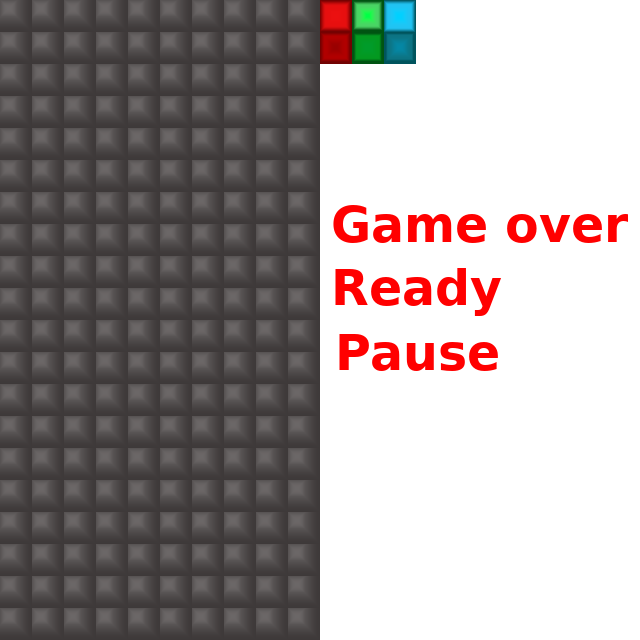
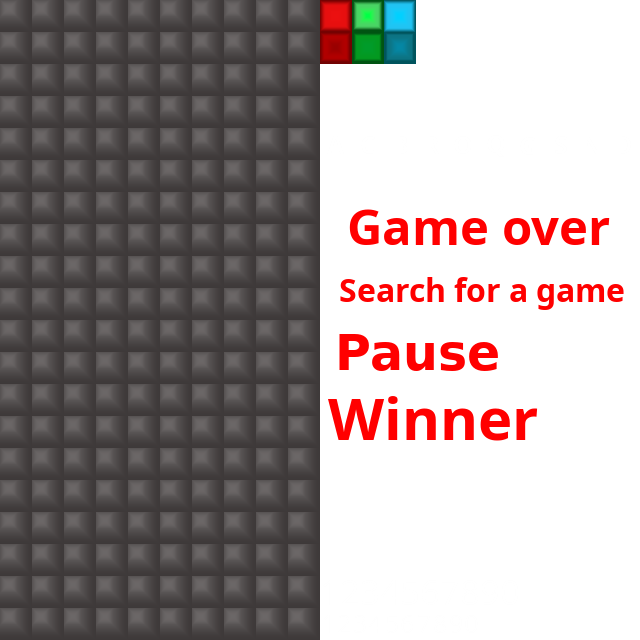
Revision of a layered 640 x 640 image; what changed, layer by layer:
renamed "Ready" to "Search for a game", painted on it over [335, 268, 624, 316]
added layer "Winner" above "Pause" over [328, 396, 538, 441]
painted on "Game over" over [333, 205, 628, 245]
